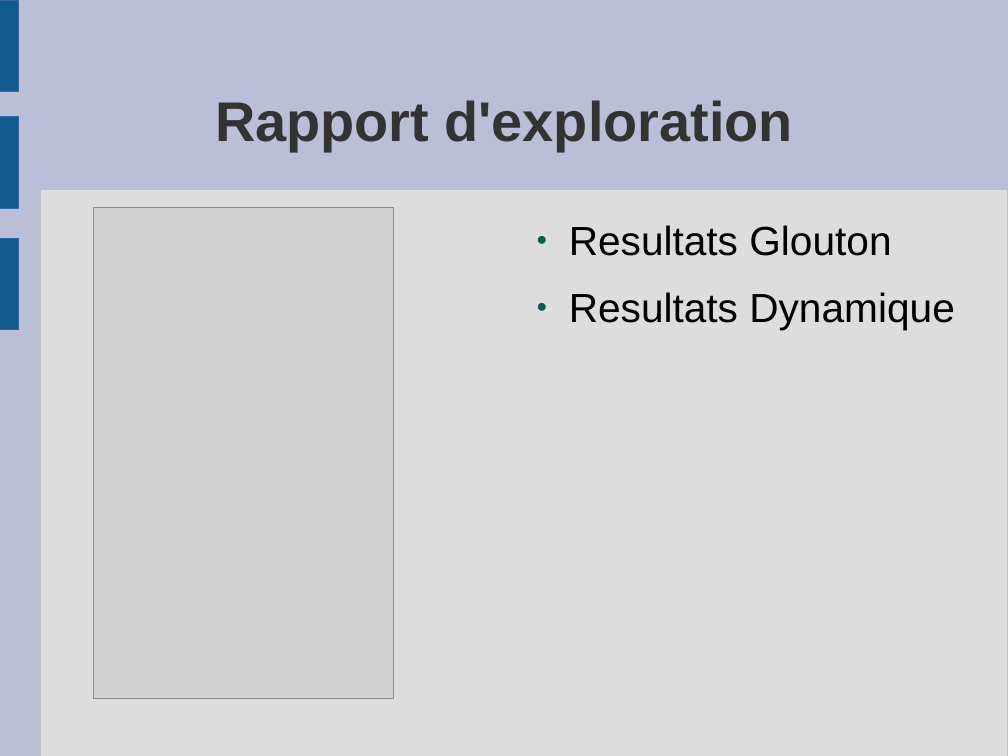
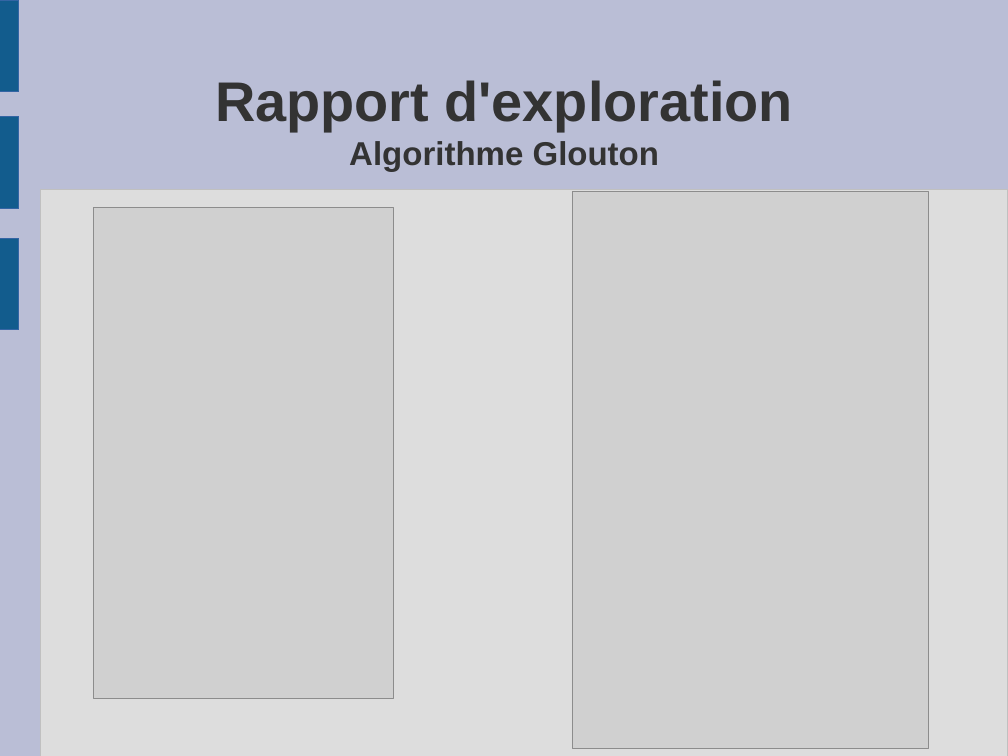
Before and after one commit to quentin8469/OC-QL-P07, a slide deck: slide 17 of Diapositives/diapo_algoinvest&trade.odp. Drawn at 1008x756 pixels with LibreOffice and Linux fonts; fonts in the diff are those of the drawing; grey boxes stand for pictures. Boxes give left, top, right and bottom in pixels: in the first picture for what was removed or moved away, otherwise in the second. Text is boxed around its words. In the diff, an @@ line names an element or a change of style, - is before the commit and + after.

```diff
--- a/Diapositives/diapo_algoinvest&trade.odp
+++ b/Diapositives/diapo_algoinvest&trade.odp
@@ title at (215, 80, 793, 172): text changed @@
-Rapport d'exploration
+Rapport d'exploration
+Algorithme Glouton
@@ picture added at (573, 191, 929, 748) @@
@@ text removed at (569, 225, 955, 330) @@
-● Resultats Glouton
-● Resultats Dynamique
```
Also in this commit, not shown: 5 other slides changed.
